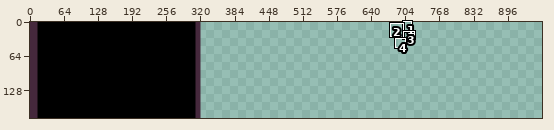
File history of a pixel-art file, Assets/Sprites/Background.aseprite. The first picture is a wide view before the edit; the outline marks the close-up.
Close-up. The starting point:
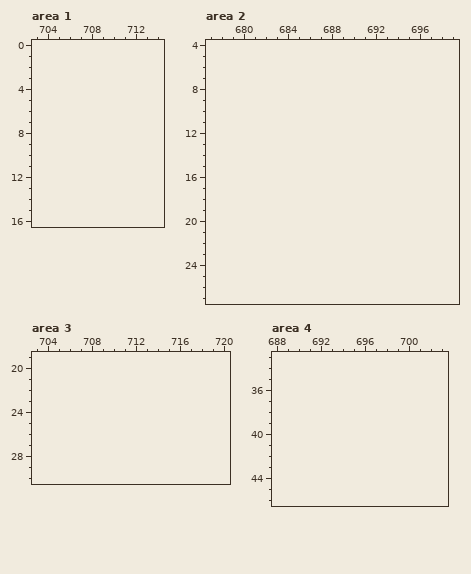
320x180 pixels, 1 frame. Colours within 5 levels of each other are drawn and written as one. Shown: area 1: x 703..714, y 0..16; area 2: x 677..699, y 4..27; area 3: x 703..720, y 19..30; area 4: x 688..703, y 33..46. The old version is drawn lined up with the new one, on the new canvas. The commit also changed other parts of the picture, which this record leaves out.
Palette (. is transparent): 
After:
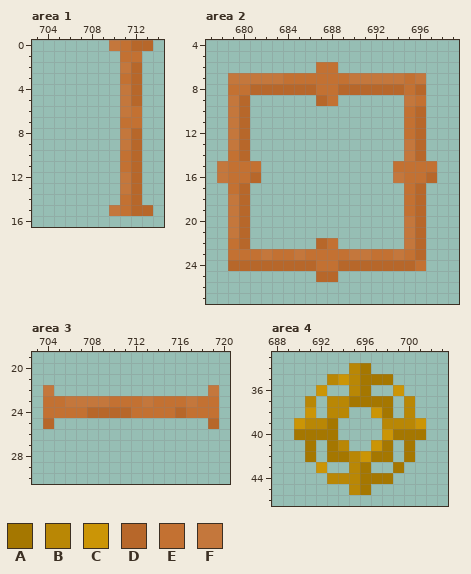
Colours new in this view: A #a57700  B #b98705  C #cb9506  D #b7672a  E #c37132  F #c4773c
The edit:
canvas 320x180 -> 960x180
Changed rows in their new state; - is an unchanged pixel.
Area 1:
first column x 710:
 0 FEDD
 1 -EE-
 2 -FD-
 3 -ED-
 4 -FD-
 5 -FD-
 6 -FE-
 7 -EE-
 8 -FD-
 9 -FD-
10 -ED-
11 -ED-
12 -FD-
13 -FD-
14 -ED-
15 FEDD
Area 2:
first column x 678:
 6 ---------EE---------
 7 -FFFFFEEEEEEFFFFFEF-
 8 -EEDDDDDDEEDDDDDDED-
 9 -FD------DE------FE-
10 -FD--------------ED-
11 -FD--------------ED-
12 -FD--------------ED-
13 -FD--------------FD-
14 -ED--------------FD-
15 FEEE------------EEEE
16 FEED------------FEED
17 -ED--------------ED-
18 -FD--------------ED-
19 -FD--------------ED-
20 -FD--------------FD-
21 -FD--------------FD-
22 -ED------DE------FD-
23 -EEEFEEFEEEEFFEEFED-
24 -DDDDDDDDEEDDDDDDDE-
25 ---------DD---------
Area 3:
first column x 704:
22 F--------------F
23 EEFFFFEEEFEEEFEE
24 EEEEDDDDEEEEDEEE
25 D--------------D
Area 4:
first column x 690:
34 -----BA-----
35 ---BCBAAA---
36 --C--BA--C--
37 -B-BBAAAA-B-
38 -C-BB--CA-B-
39 CBBA----BBBC
40 AAAA----CAAA
41 -A-AB--CA-A-
42 -A-AABCAA-A-
43 --C--BA--A--
44 ---BBBAAA---
45 -----BA-----
